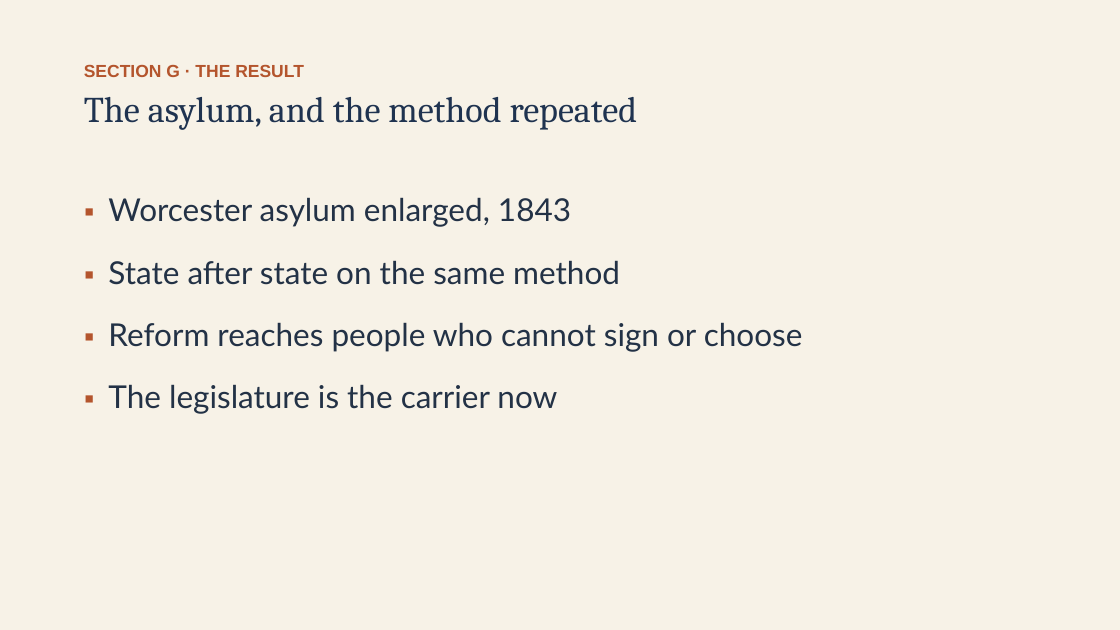
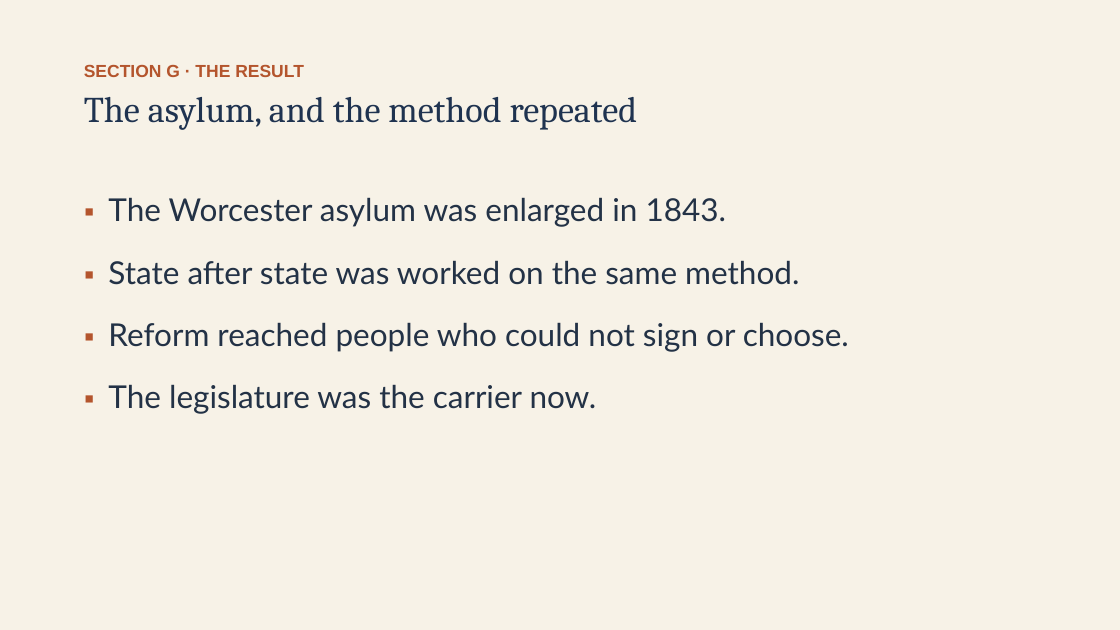
Before and after one commit to ab17gthb/humanities-curriculum-group, a slide deck: slide 23 of jackson-reform/lesson-06/lesson-06-slides.pptx. Drawn at 1120x630 pixels with LibreOffice and Linux fonts; fonts in the diff are those of the drawing. Boxes give left, top, right and bottom in pixels: in the first picture for what was removed or moved away, otherwise in the second. Text is boxed around its words. In the diff, an @@ line names an element or a change of style, - is before the commit and + after.

Commit message:
Rollout: JR L6 reworked and live (Revival and Reform)

```diff
--- a/jackson-reform/lesson-06/lesson-06-slides.pptx
+++ b/jackson-reform/lesson-06/lesson-06-slides.pptx
@@ text at [108,197,849,414]: text changed @@
-▪ Worcester asylum enlarged, 1843
-▪ State after state on the same method
-▪ Reform reaches people who cannot sign or choose
-▪ The legislature is the carrier now
+▪ The Worcester asylum was enlarged in 1843.
+▪ State after state was worked on the same method.
+▪ Reform reached people who could not sign or choose.
+▪ The legislature was the carrier now.
```
Also in this commit, not shown: 12 other slides changed, 6 other files.
